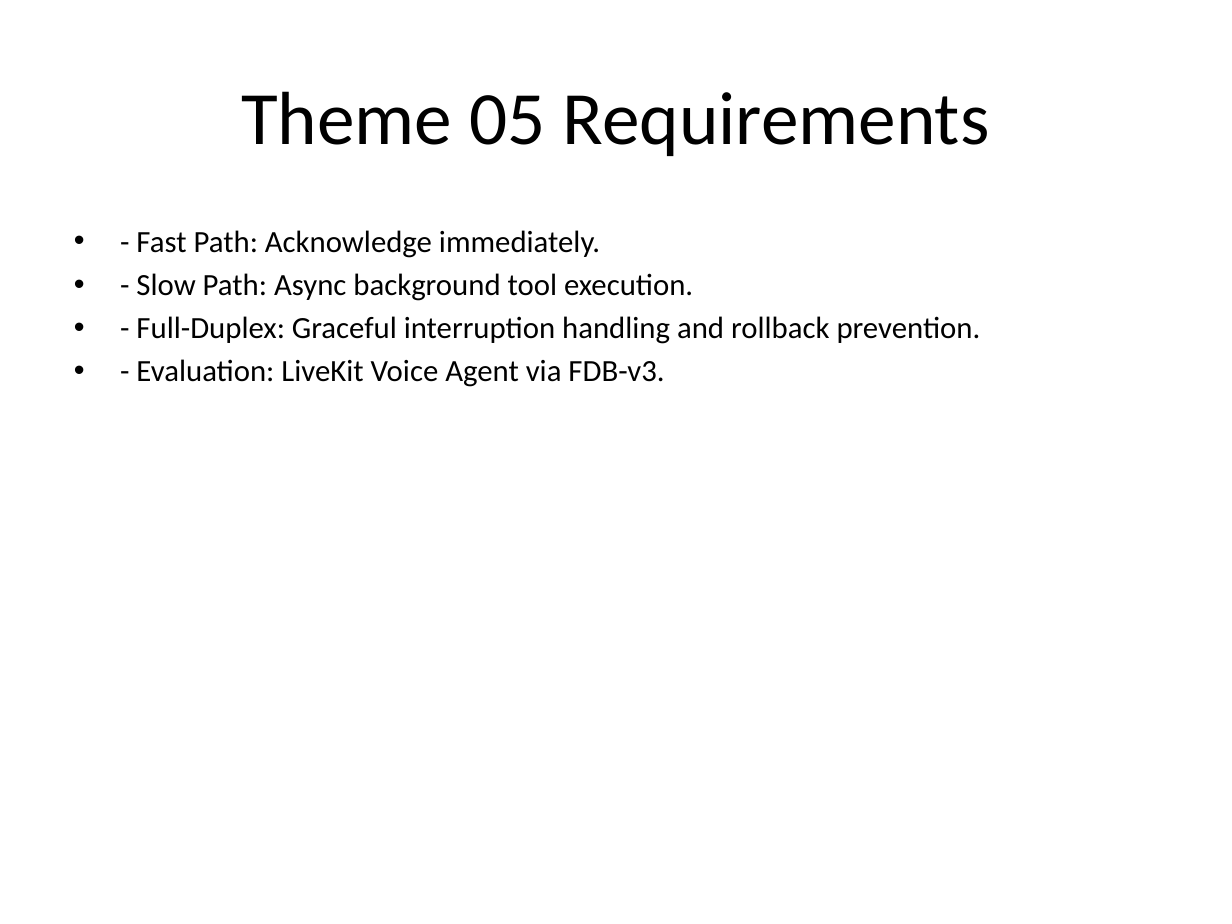
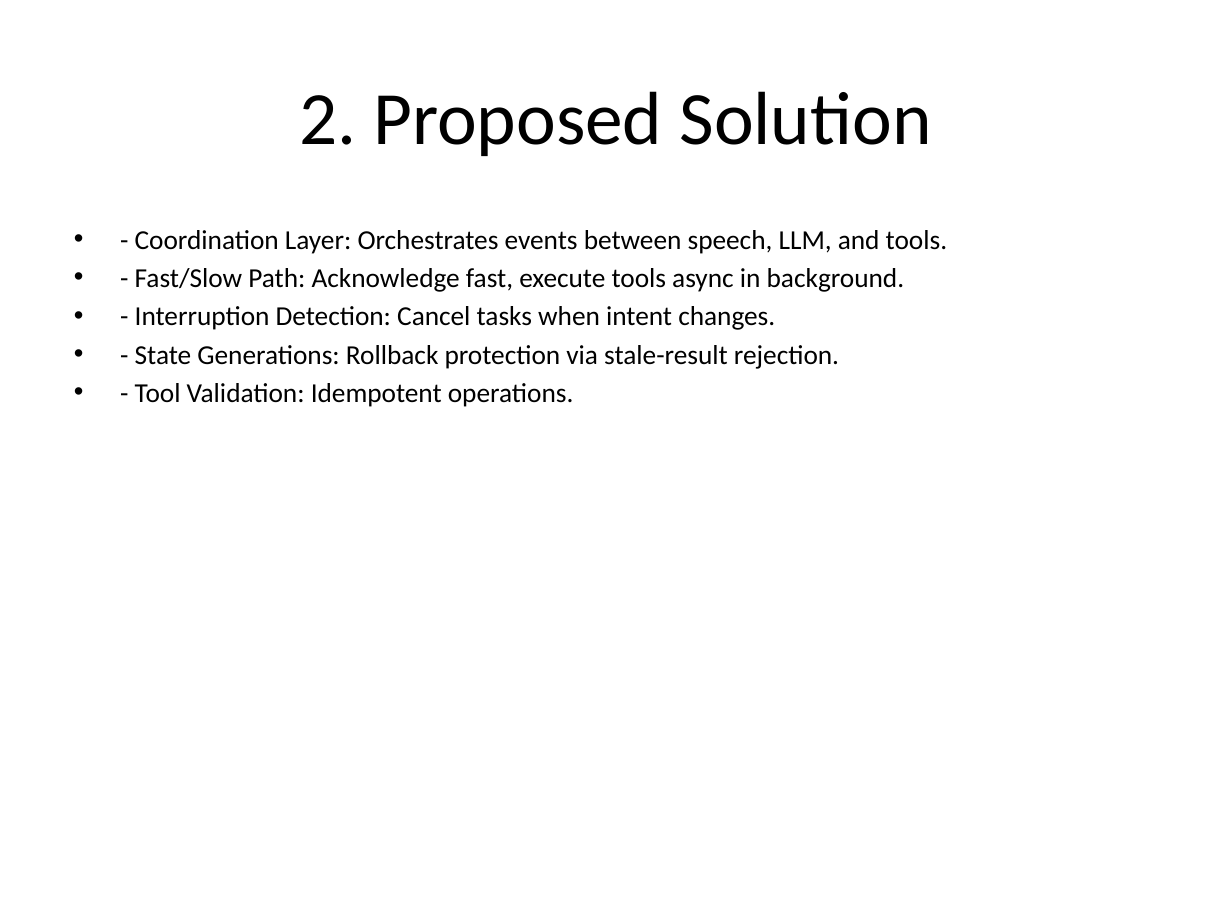
Before and after one commit to TiyasDas-81/Samsung_Prism, a slide deck: slide 2 of presentation/Samsung_PRISM_Theme05.pptx. Drawn at 1232x924 pixels with LibreOffice and Linux fonts; fonts in the diff are those of the drawing. Boxes give left, top, right and bottom in pixels: in the first picture for what was removed or moved away, otherwise in the second. Text is boxed around its words. In the diff, an @@ line names an element or a change of style, - is before the commit and + after.

```diff
--- a/presentation/Samsung_PRISM_Theme05.pptx
+++ b/presentation/Samsung_PRISM_Theme05.pptx
@@ title at [299, 91, 932, 156]: text changed @@
-Theme 05 Requirements
+2. Proposed Solution
@@ text at [135, 230, 947, 407]: text changed; size 18 to 16 pt @@
-• - Fast Path: Acknowledge immediately.
-• - Slow Path: Async background tool execution.
-• - Full-Duplex: Graceful interruption handling and rollback prevention.
-• - Evaluation: LiveKit Voice Agent via FDB-v3.
+• - Coordination Layer: Orchestrates events between speech, LLM, and tools.
+• - Fast/Slow Path: Acknowledge fast, execute tools async in background.
+• - Interruption Detection: Cancel tasks when intent changes.
+• - State Generations: Rollback protection via stale-result rejection.
+• - Tool Validation: Idempotent operations.
```
Also in this commit, not shown: 6 other slides changed, 1 slide added, 1 slide removed, 1 other file.
